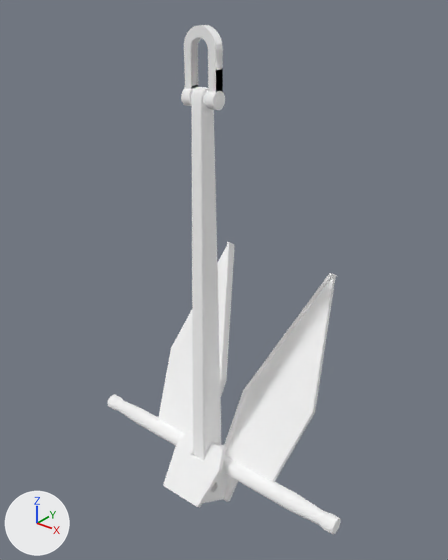
One commit to the glTF model public/kotiwca2.glb: the scene before it, then after it.
Rendered twice from a 50 mm lens placed at (1.14, -1.325, 1.117), pointed at (-0.027, 0.133, 0.213). Lighting does not change. The marker at lower left points along +X, +Y and +Z. Where no turn or scale is listed for an object, it has been applied to the vertices. Vertices at the same position are counted once.
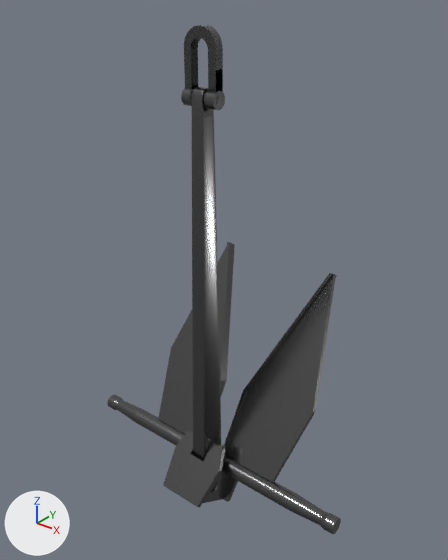
Changed parts and their boxes [x1, y1, x2, y2] in the pictures (448 x 560 px):
'Plane', recoloured (white to grey): [158, 242, 337, 482] in both
'Cube.004', recoloured (white to grey): [163, 87, 238, 507] in both
'Cylinder', recoloured (white to grey): [107, 395, 341, 535] in both
part 1 of me_cylinder_004, recoloured (white to grey): [181, 88, 225, 110] in both
part 2 of me_cylinder_004, recoloured: [184, 25, 223, 92] in both

Edits to the bpy script that builds the scene:
```text
Add mat_material:
    mat_material = principled_material('Material')
    mat_material.base_color = (0.149, 0.149, 0.149)  # dark grey #6c6c6c
    mat_material.metallic = 0.954
    mat_material.roughness = 0.234
Change me_plane:
    where me_plane.from_pydata(...)  # 56 vertices, 104 faces; spans x -0.486..0.159, y -0.08..0.345, z -0.091..0.558
    remove me_plane.materials.append(mat_cw_iron)  # white #ffffff
    add me_plane.materials.append(mat_material)  # dark grey #6c6c6c
Change me_cylinder:
    where me_cylinder.from_pydata(...)  # 62466 vertices, 124928 faces; spans x -0.522..0.522, y -0.03..0.03, z -0.03..0.03
    remove me_cylinder.materials.append(mat_cw_iron)  # white #ffffff
    add me_cylinder.materials.append(mat_material)  # dark grey #6c6c6c
Change me_cube_007:
    where me_cube_007.from_pydata(...)  # 3356 vertices, 6704 faces; spans x -0.099..0.103, y -0.154..0.11, z -0.624..0.852
    remove me_cube_007.materials.append(mat_cw_iron)  # white #ffffff
    add me_cube_007.materials.append(mat_material)  # dark grey #6c6c6c
Change me_cylinder_004:
    where me_cylinder_004.from_pydata(...)  # 2084 vertices, 4160 faces; spans x -0.017..0.102, y -0.025..0.025, z -0.025..0.186
    used by ob_cylinder_003; location = (-0.04, 0.004, 0.822)
    remove me_cylinder_004.materials.append(mat_cw_aluminum_matte)  # white #ffffff
    me_cylinder_004 part 1: all 3200 faces that had it switch from mat_cw_steel (white #ffffff) to mat_material (dark grey #6c6c6c)
    me_cylinder_004 part 2: all 164 faces that had it switch from mat_cw_iron (white #ffffff) to mat_material (dark grey #6c6c6c)
```
